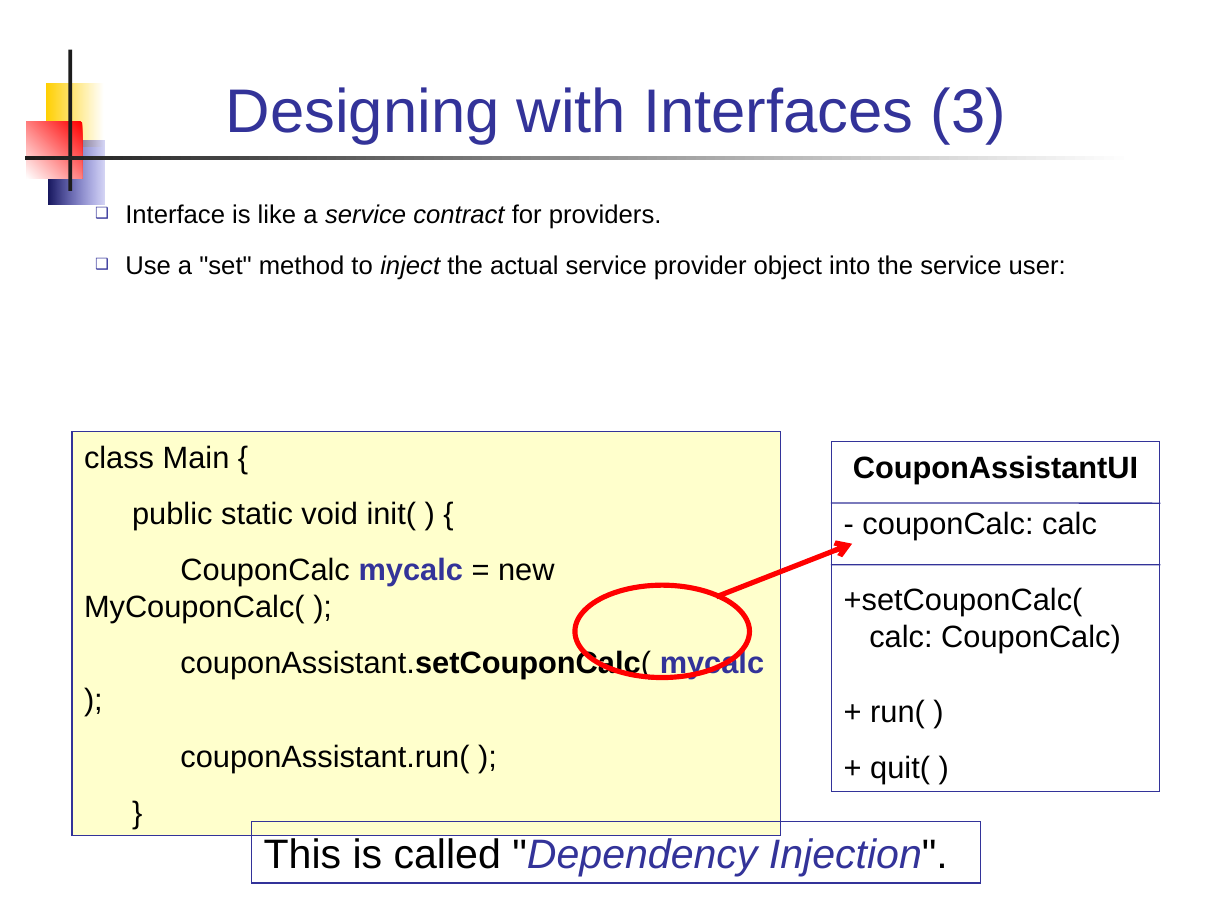
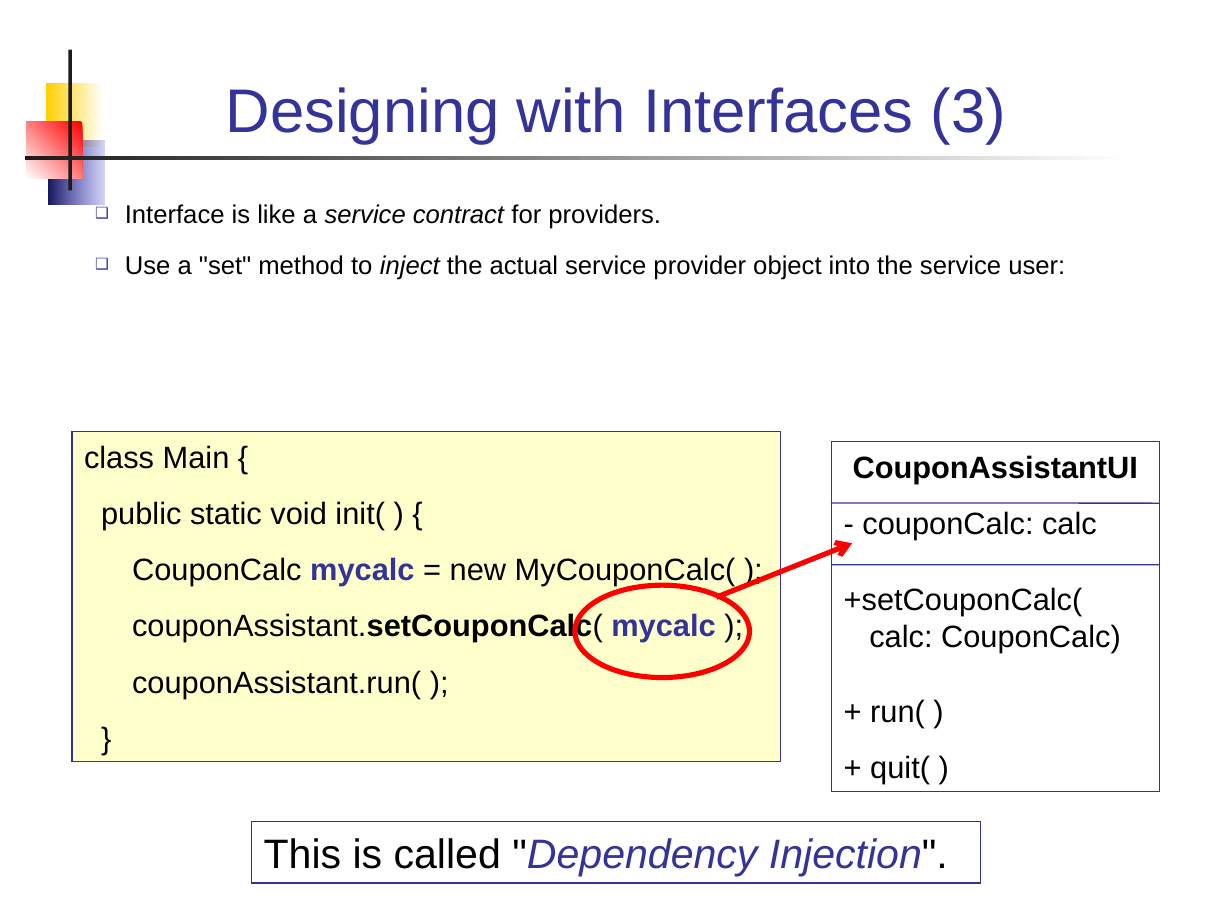
Before and after one commit to skeoop/skeoop.github.io, a slide deck: slide 5 of week2/2-Designing-with-Interfaces.ppt. Drawn at 1232x924 pixels with LibreOffice and Linux fonts; fonts in the diff are those of the drawing. Boxes give left, top, right and bottom in pixels: in the first picture for what was removed or moved away, otherwise in the second. Text is boxed around its words. In the diff, an @@ line names an element or a change of style, - is before the commit and + after.

```diff
--- a/week2/2-Designing-with-Interfaces.ppt
+++ b/week2/2-Designing-with-Interfaces.ppt
@@ rectangle "class Main {": place and size @@
-rectangle "class Main {" at (71, 431, 780, 835)
+rectangle "class Main {" at (71, 431, 780, 761)
```
Also in this commit, not shown: 2 other slides changed, 1 slide added, 14 other files.
